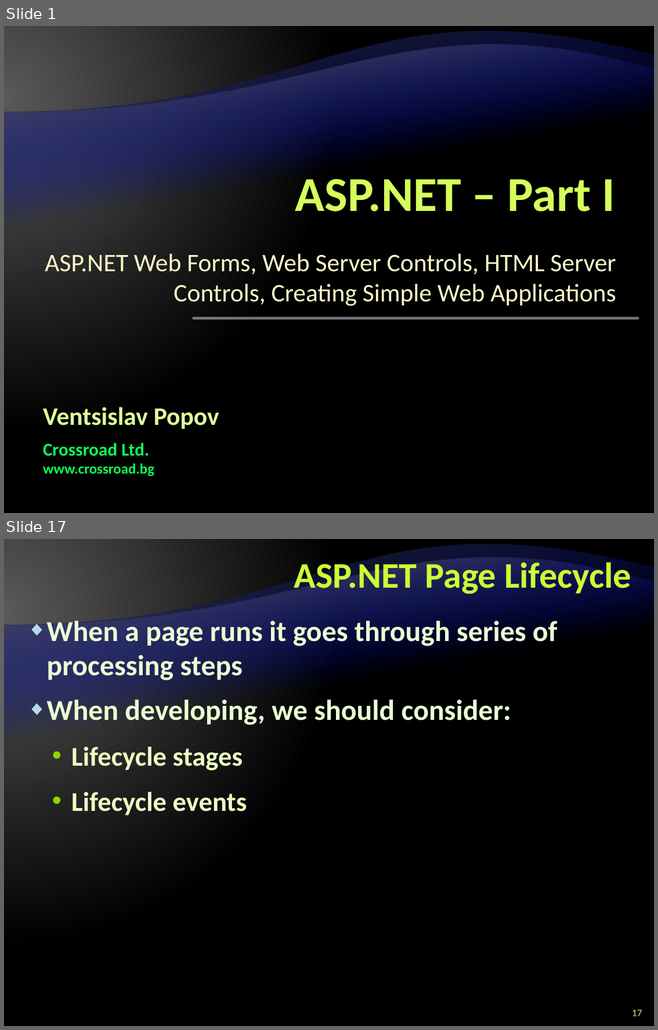
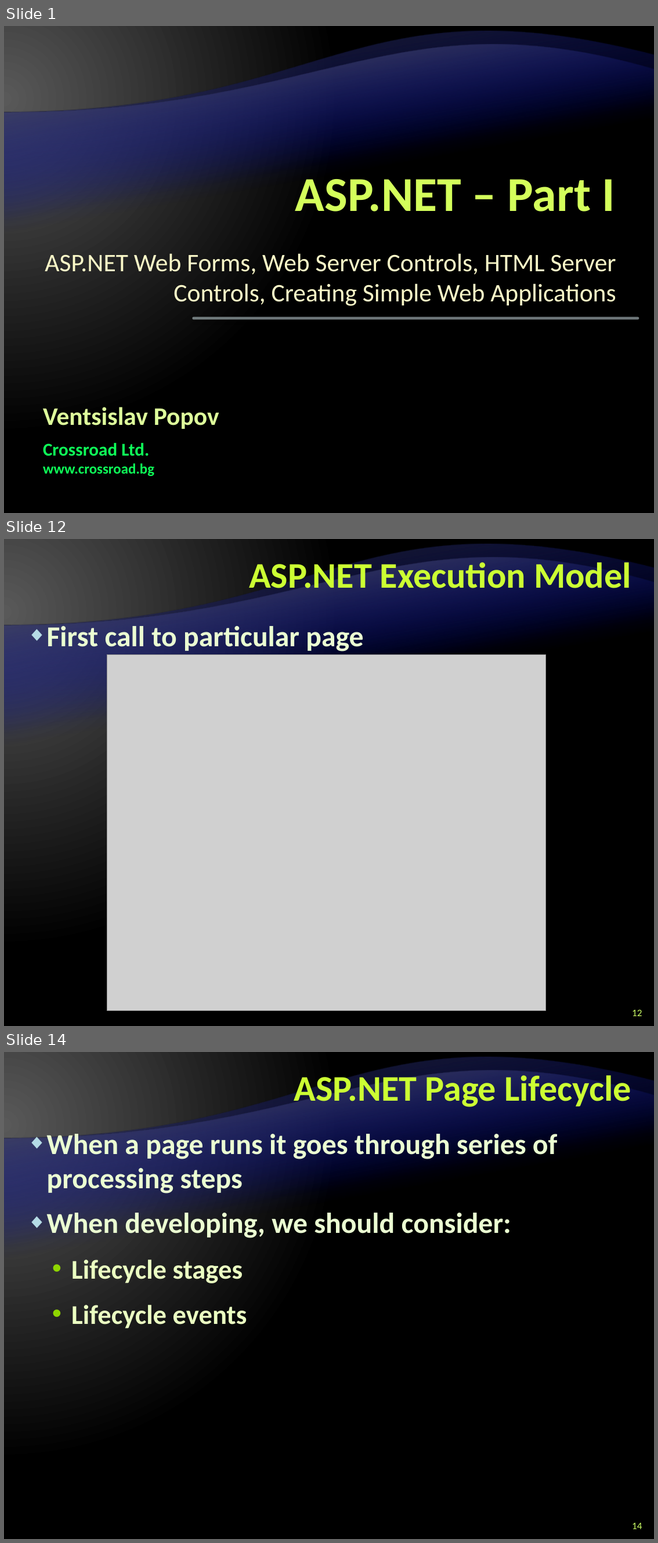
Before and after one commit to Graveheart/aspnetcourse, a slide deck: lectures/8. ASP.NET – Part I.pptx. Shown one above the other, each under a label of ours: slides 1 and 17 before the commit, slides 1, 12 and 14 after it; the slides between them are not shown. The pictures are 658x1030 and 658x1543 pixels, drawn with LibreOffice and Linux fonts; fonts in the diff are those of the drawing; grey boxes stand for pictures; background and template pictures are left out. Boxes give left, top, right and bottom in pixels: in the first picture for what was removed or moved away, otherwise in the second. Text is boxed around its words. In the diff, an @@ line names an element or a change of style, - is before the commit and + after.

```diff
--- a/lectures/8. ASP.NET – Part I.pptx
+++ b/lectures/8. ASP.NET – Part I.pptx
@@ slide 12 added at bbox=[4, 539, 654, 1026], background gradient #595959 to #000000; not listed: 2 template elements that a slide beside it also shows @@
@@ title added at bbox=[249, 558, 631, 596], 40 pt, text #CCFF33, bold @@
+ASP.NET Execution Model
@@ text added at bbox=[47, 626, 363, 652], 32 pt, text #EBFFD2, bold @@
+◆ First call to particular page
@@ picture added at bbox=[107, 654, 545, 1011] @@
@@ page number added at bbox=[632, 1010, 641, 1016], 11 pt, text #CCFF66 @@
+12
@@ what was slide 17 is now slide 14 @@
@@ page number at bbox=[632, 1523, 641, 1529]: text changed @@
-17
+14
```
Also in this commit, not shown: 3 slides changed, 23 other slides added, 1 slide removed.
